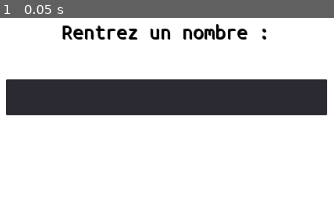
Above: before the commit, frame 1.
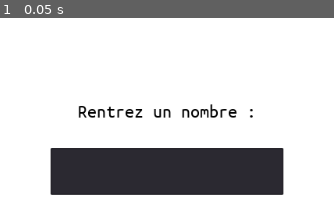
Above: after the commit, the same moment.

Repository: EnseignantGolfouse/decomposition-premiers
Game: Godot game, scene res://Main.tscn
Two runs of this game, one before a commit and one after it. Both use one fixed random seed, a clock stepped at 60 frames per second and the inputs below.
Inputs:
- Up to frame 1 (0.05 s): no input

The runs differ from the first frame. In frame 1, 40% of the frame differs, in the area x 1-98%, y 3-97%.

Commit message:
instructions

Diff:
--- /dev/null
+++ b/Divisors.gd
@@ -0,0 +1,19 @@
+extends Control
+
+
+func _ready():
+	$Result/Text.index = 0
+	$Result/Text.textes = get_node("/root/Variables").textes
+	$Result/Text.bbcode_text = $Result/Text.textes[0]
+	print($InstructionDialog/Instructions.rect_size)
+	print($InstructionDialog/Instructions.rect_min_size)
+#	$InstructionDialog.rect_size = $InstructionDialog/Instructions.rect_size
+
+func _input(event: InputEvent):
+	if (Input.is_key_pressed(KEY_Q) and not event.echo):
+		if get_tree().change_scene("res://Main.tscn") != OK:
+			printerr("can't open scene at 'res://Main.tscn'")
+
+
+func _on_InstructionButton_pressed():
+	$InstructionDialog.popup_centered()
--- /dev/null
+++ b/Divisors.tscn
@@ -0,0 +1,155 @@
+[gd_scene load_steps=11 format=2]
+
+[ext_resource path="res://Texte.gd" type="Script" id=1]
+[ext_resource path="res://assets/images/arrow keys left.png" type="Texture" id=2]
+[ext_resource path="res://assets/images/arrow keys right.png" type="Texture" id=3]
+[ext_resource path="res://Divisors.gd" type="Script" id=4]
+
+[sub_resource type="DynamicFontData" id=9]
+font_path = "res://assets/fonts/UbuntuMono_Nerd_Font_Regular.ttf"
+
+[sub_resource type="DynamicFont" id=8]
+size = 24
+font_data = SubResource( 9 )
+
+[sub_resource type="Theme" id=10]
+default_font = SubResource( 8 )
+
+[sub_resource type="DynamicFontData" id=11]
+font_path = "res://assets/fonts/UbuntuMono_Nerd_Font_Regular.ttf"
+
+[sub_resource type="DynamicFont" id=12]
+size = 36
+font_data = SubResource( 11 )
+
+[sub_resource type="Theme" id=13]
+default_font = SubResource( 12 )
+
+[node name="Divisors" type="Control"]
+anchor_right = 1.0
+anchor_bottom = 1.0
+script = ExtResource( 4 )
+__meta__ = {
+"_edit_use_anchors_": false
+}
+
+[node name="Result" type="VBoxContainer" parent="."]
+anchor_right = 1.0
+anchor_bottom = 1.0
+__meta__ = {
+"_edit_use_anchors_": false
+}
+
+[node name="Label" type="Label" parent="Result"]
+margin_right = 1024.0
+margin_bottom = 25.0
+theme = SubResource( 10 )
+
+[node name="Text" type="RichTextLabel" parent="Result"]
+margin_top = 29.0
+margin_right = 1024.0
+margin_bottom = 600.0
+size_flags_vertical = 3
+theme = SubResource( 13 )
+custom_colors/default_color = Color( 0, 0, 0, 1 )
+custom_colors/selection_color = Color( 0, 0, 0, 1 )
+custom_colors/font_color_selected = Color( 0, 0, 0, 1 )
+script = ExtResource( 1 )
+__meta__ = {
+"_edit_use_anchors_": false
+}
+
+[node name="InstructionDialog" type="WindowDialog" parent="."]
+anchor_left = 0.5
+anchor_top = 0.5
+anchor_right = 0.5
+anchor_bottom = 0.5
+margin_left = -278.5
+margin_top = -142.5
+margin_right = 278.5
+margin_bottom = 142.5
+size_flags_horizontal = 3
+size_flags_vertical = 3
+theme = SubResource( 10 )
+__meta__ = {
+"_edit_use_anchors_": false
+}
+
+[node name="Instructions" type="GridContainer" parent="InstructionDialog"]
+anchor_right = 1.0
+anchor_bottom = 1.0
+size_flags_horizontal = 3
+size_flags_vertical = 3
+columns = 2
+
+[node name="Dummy1" type="Label" parent="InstructionDialog/Instructions"]
+margin_right = 276.0
+margin_bottom = 25.0
+
+[node name="Dummy2" type="Label" parent="InstructionDialog/Instructions"]
+margin_left = 280.0
+margin_right = 556.0
+margin_bottom = 25.0
+__meta__ = {
+"_edit_use_anchors_": false
+}
+
+[node name="Next" type="RichTextLabel" parent="InstructionDialog/Instructions"]
+margin_top = 29.0
+margin_right = 276.0
+margin_bottom = 155.0
+size_flags_horizontal = 3
+size_flags_vertical = 3
+theme = SubResource( 10 )
+bbcode_enabled = true
+bbcode_text = "[center]Prochain diviseur[/center]"
+text = "Prochain diviseur"
+
+[node name="Previous" type="RichTextLabel" parent="InstructionDialog/Instructions"]
+margin_left = 280.0
+margin_top = 29.0
+margin_right = 556.0
+margin_bottom = 155.0
+size_flags_horizontal = 3
+size_flags_vertical = 3
+theme = SubResource( 10 )
+bbcode_enabled = true
+bbcode_text = "[center]Revenir en arrière[/center]"
+text = "Revenir en arrière"
+
+[node name="NextTexture" type="TextureRect" parent="InstructionDialog/Instructions"]
+margin_top = 159.0
+margin_right = 276.0
+margin_bottom = 285.0
+size_flags_horizontal = 13
+size_flags_vertical = 13
+texture = ExtResource( 3 )
+expand = true
+stretch_mode = 6
+
+[node name="PreviousTexture" type="TextureRect" parent="InstructionDialog/Instructions"]
+margin_left = 280.0
+margin_top = 159.0
+margin_right = 556.0
+margin_bottom = 285.0
+size_flags_vertical = 3
+texture = ExtResource( 2 )
+expand = true
+stretch_mode = 6
+
+[node name="Dummy3" type="Label" parent="InstructionDialog/Instructions"]
+margin_right = 276.0
+margin_bottom = 25.0
+
+[node name="InstructionButton" type="Button" parent="."]
+anchor_left = 1.0
+anchor_right = 1.0
+margin_left = -120.0
+margin_bottom = 31.0
+theme = SubResource( 10 )
+text = "Contrôles"
+__meta__ = {
+"_edit_use_anchors_": false
+}
+
+[connection signal="pressed" from="InstructionButton" to="." method="_on_InstructionButton_pressed"]
--- a/Main.gd
+++ b/Main.gd
@@ -1,16 +1,10 @@
-extends Node2D
+extends Control
 
-
-var input: bool = true
-
-
-func _ready() -> void:
-	$Texte.hide()
 
 func trouve_diviseurs(n: int):
 	var crible = []
 	var premiers = []
-	for i in range(0, n):
+	for _i in range(0, n):
 		crible.push_back(true)
 	for i in range(1, n):
 		var nombre: int = i+1
@@ -32,15 +26,16 @@
 			premiers_index += 1
 	return diviseurs
 
-func _on_Input_text_entered(new_text) -> void:
-	var nombre = int($Input.text)
+func _on_Input_text_entered(new_text: String) -> void:
+	var textes = []
+	var nombre = int(new_text)
 	var nombre_original = nombre
-	var nb_length = $Input.text.length()
+	var nb_length = $InputNumber/Input.text.length()
 	if nombre == 0:
-		$Input/RichTextLabel.bbcode_text = "[center]Erreur : il faut entrer un entier ![/center]"
+		$InputNumber/Prompt.bbcode_text = "[center]Erreur : il faut entrer un entier ![/center]"
 		return
 	if nombre < 0:
-		$Input/RichTextLabel.bbcode_text = "[center]Erreur : il faut entrer un entier positif ![/center]"
+		$InputNumber/Prompt.bbcode_text = "[center]Erreur : il faut entrer un entier positif ![/center]"
 		return
 	var diviseurs = trouve_diviseurs(nombre)
 	var divisees = [nombre]
@@ -49,11 +44,11 @@
 		divisees.push_back(nombre)
 
 	var placeholder_text = " ".repeat(nb_length)
-	$Texte.textes = [String(divisees[0]) + " │ "]
+	textes = [String(divisees[0]) + " │ "]
 	for index in range(0, diviseurs.size()):
 		var divisee_text = String(divisees[index + 1])
 		var diviseur_text = String(diviseurs[index])
-		var text = $Texte.textes.back()
+		var text = textes.back()
 		text += (
 			diviseur_text
 			+ " ".repeat(nb_length - diviseur_text.length())
@@ -62,39 +57,29 @@
 			+ divisee_text
 			+ " │ "
 		)
-		$Texte.textes.push_back(text)
+		textes.push_back(text)
 	var text = (
 		"[center]"
-		+ $Texte.textes.back()
+		+ textes.back()
 		+ placeholder_text
 		+ "\n\n"
 		+ String(nombre_original)
-		+ "= "
+		+ " = "
 	)
 	for index in range(0, diviseurs.size()):
 		if index > 0:
 			text += " × "
 		text += String(diviseurs[index])
 	text += "[/center]"
-	$Texte.textes.push_back(text)
+	textes.push_back(text)
 
-	for index in range(0, $Texte.textes.size() - 1):
-		$Texte.textes[index] = (
+	for index in range(0, textes.size() - 1):
+		textes[index] = (
 			"[center]"
-			+ $Texte.textes[index]
+			+ textes[index]
 			+ placeholder_text
 			+ "[/center]"
 		)
-	$Texte.index = 0
-	$Texte.bbcode_text = $Texte.textes[0]
-	$Input.hide()
-	$Texte.show()
-	self.input = false
-
-func _input(event: InputEvent):
-	if (not self.input and Input.is_key_pressed(KEY_Q) and not event.echo):
-		$Input.text = ""
-		$Input/RichTextLabel.bbcode_text = "[center]Rentrez un nombre :[/center]"
-		$Input.show()
-		$Texte.hide()
-		self.input = true
+	get_node("/root/Variables").textes = textes
+	if get_tree().change_scene("res://Divisors.tscn") != OK:
+		printerr("can't open scene at 'res://Divisors.tscn'")
--- a/Main.tscn
+++ b/Main.tscn
@@ -1,65 +1,49 @@
-[gd_scene load_steps=9 format=2]
+[gd_scene load_steps=5 format=2]
 
-[ext_resource path="res://Texte.gd" type="Script" id=1]
 [ext_resource path="res://Main.gd" type="Script" id=2]
 
-[sub_resource type="DynamicFontData" id=1]
-font_path = "res://assets/UbuntuMono_Nerd_Font_Regular.ttf"
+[sub_resource type="DynamicFontData" id=7]
+font_path = "res://assets/fonts/UbuntuMono_Nerd_Font_Regular.ttf"
 
-[sub_resource type="DynamicFont" id=2]
-size = 60
-font_data = SubResource( 1 )
+[sub_resource type="DynamicFont" id=10]
+size = 24
+font_data = SubResource( 7 )
 
-[sub_resource type="DynamicFontData" id=3]
-font_path = "res://assets/UbuntuMono_Nerd_Font_Regular.ttf"
+[sub_resource type="Theme" id=9]
+default_font = SubResource( 10 )
 
-[sub_resource type="DynamicFont" id=4]
-size = 24
-font_data = SubResource( 3 )
-
-[sub_resource type="DynamicFontData" id=5]
-font_path = "res://assets/UbuntuMono_Nerd_Font_Regular.ttf"
-
-[sub_resource type="DynamicFont" id=6]
-size = 28
-font_data = SubResource( 5 )
-
-[node name="Main" type="Node2D"]
+[node name="Main" type="Control"]
+anchor_right = 1.0
+anchor_bottom = 1.0
 script = ExtResource( 2 )
-
-[node name="Texte" type="RichTextLabel" parent="."]
-margin_right = 1023.0
-margin_bottom = 486.0
-custom_fonts/normal_font = SubResource( 2 )
-custom_colors/default_color = Color( 0, 0, 0, 1 )
-custom_colors/selection_color = Color( 0, 0, 0, 1 )
-custom_colors/font_color_selected = Color( 0, 0, 0, 1 )
-custom_colors/font_color_shadow = Color( 0, 0, 0, 1 )
-script = ExtResource( 1 )
 __meta__ = {
 "_edit_use_anchors_": false
 }
 
-[node name="Input" type="LineEdit" parent="."]
-margin_left = 306.0
-margin_top = 212.0
-margin_right = 717.0
-margin_bottom = 258.0
-custom_fonts/font = SubResource( 4 )
-align = 1
+[node name="InputNumber" type="VSplitContainer" parent="."]
+anchor_left = 0.5
+anchor_top = 0.5
+anchor_right = 0.5
+anchor_bottom = 0.5
+margin_left = -149.0
+margin_top = -59.5
+margin_right = 149.0
+margin_bottom = 59.5
+collapsed = true
+dragger_visibility = 2
 __meta__ = {
 "_edit_use_anchors_": false
 }
 
-[node name="RichTextLabel" type="RichTextLabel" parent="Input"]
-margin_top = -76.0
-margin_right = 409.0
-margin_bottom = -1.0
-custom_fonts/normal_font = SubResource( 6 )
+[node name="Prompt" type="RichTextLabel" parent="InputNumber"]
+margin_right = 298.0
+margin_bottom = 59.0
+size_flags_horizontal = 3
+size_flags_vertical = 3
+theme = SubResource( 9 )
 custom_colors/default_color = Color( 0, 0, 0, 1 )
 custom_colors/selection_color = Color( 0, 0, 0, 1 )
 custom_colors/font_color_selected = Color( 0, 0, 0, 1 )
-custom_colors/font_color_shadow = Color( 0, 0, 0, 1 )
 bbcode_enabled = true
 bbcode_text = "[center]Rentrez un nombre :[/center]"
 text = "Rentrez un nombre :"
@@ -67,4 +51,18 @@
 "_edit_use_anchors_": false
 }
 
-[connection signal="text_entered" from="Input" to="." method="_on_Input_text_entered"]
+[node name="Input" type="LineEdit" parent="InputNumber"]
+margin_top = 59.0
+margin_right = 298.0
+margin_bottom = 119.0
+size_flags_horizontal = 3
+size_flags_vertical = 3
+theme = SubResource( 9 )
+align = 1
+caret_blink = true
+caret_blink_speed = 0.5
+__meta__ = {
+"_edit_use_anchors_": false
+}
+
+[connection signal="text_entered" from="InputNumber/Input" to="." method="_on_Input_text_entered"]
--- a/Texte.gd
+++ b/Texte.gd
@@ -7,11 +7,11 @@
 	self.bbcode_enabled = true
 
 func _input(event: InputEvent):
-	if (Input.is_key_pressed(KEY_RIGHT) and not event.echo):
+	if (event.is_pressed() and Input.is_key_pressed(KEY_RIGHT)):
 		if self.index < self.textes.size() - 1:
 			self.index += 1
 			self.bbcode_text = self.textes[self.index]
-	elif (Input.is_key_pressed(KEY_LEFT) and not event.echo):
+	elif (event.is_pressed() and Input.is_key_pressed(KEY_LEFT)):
 		if self.index > 0:
 			self.index -= 1
 			self.bbcode_text = self.textes[self.index]
--- a/project.godot
+++ b/project.godot
@@ -15,6 +15,10 @@
 boot_splash/bg_color=Color( 0.12549, 0.145098, 0.192157, 1 )
 config/icon="res://icon.png"
 
+[autoload]
+
+Variables="*res://variables.gd"
+
 [physics]
 
 common/enable_pause_aware_picking=true
--- /dev/null
+++ b/variables.gd
@@ -0,0 +1,3 @@
+extends Node
+
+var textes: Array = []
Renamed: assets/UbuntuMono_Nerd_Font_Regular.ttf -> assets/fonts/UbuntuMono_Nerd_Font_Regular.ttf
Binary file added: assets/images/arrow keys left.png
Binary file added: assets/images/arrow keys right.png
Not shown, changed: export_presets.cfg
